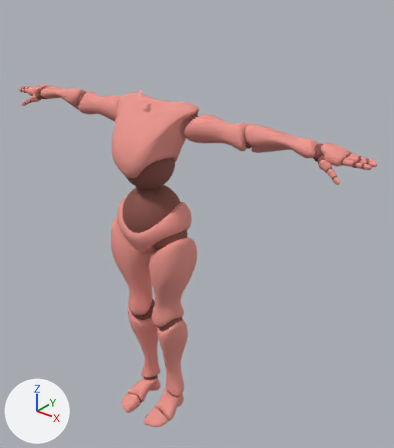
An edit to the FBX model Assets/Assets/Models/xbot.fbx, drawn before and after from the same camera.
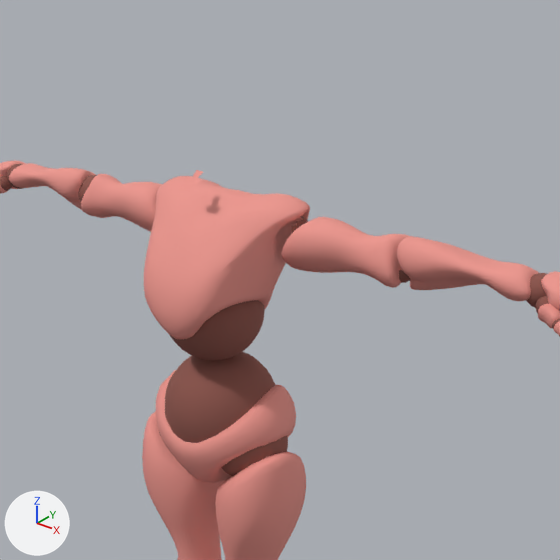
Each version appears first whole from a camera (50 mm lens) standing at (1.461, -1.524, 2.008) and looking at (0.131, 0.139, 0.977), and next in a close-up on the part from 9% to 84% of the width and 0% to 66% of the height. Arrows for +X, +Y and +Z are at lower left; the lights stay in place. Where no turn or scale is listed for an object, it has been applied to the vertices.

Objects in the first close-up: 'Beta_Joints', 'Beta_Surface'.
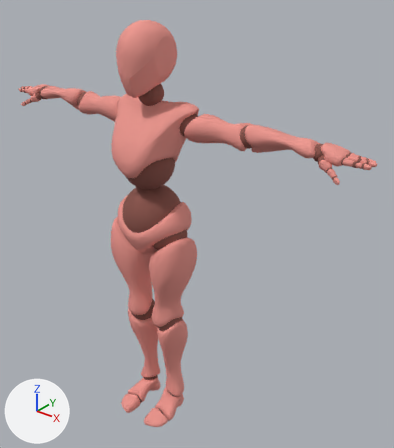
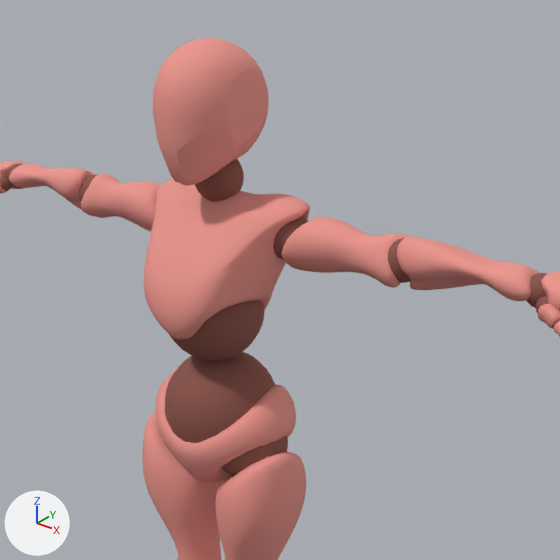
What differs and where, as boxes (x1, y1, x2, y2) in the close-ups (560 x 560 px):
'Head', added (pink): after (153, 38, 269, 186)
'Head Joint', added (brown): after (195, 159, 244, 202)

Diff of the bpy script that builds the scene:
```diff
--- a/Assets/Assets/Models/xbot.fbx.py
+++ b/Assets/Assets/Models/xbot.fbx.py
@@ me_beta_joints_004 @@
+me_beta_joints_004.from_pydata(...)  # a UV sphere (20 segments, 20 rings, poles along z) spanning x -0.0513..0.0513, y -0.0325..0.0701, z 1.4921..1.5964
+me_beta_joints_004.materials.append(mat_beta_joints_mat1)  # brown #9c6359
@@ me_beta_surface_004 @@
+me_beta_surface_004.from_pydata(...)  # 523 vertices, 522 faces; spans x -0.088..0.088, y -0.123..0.126, z 1.542..1.809
+me_beta_surface_004.materials.append(mat_beta_highlimbsgeosg3)  # pink #ec958c
@@ ob_head_joint @@
+ob_head_joint = bpy.data.objects.new('Head Joint', me_beta_joints_004)
+ob_head_joint.location = (0.0, 0.0, 0.0)
@@ ob_head @@
+ob_head = bpy.data.objects.new('Head', me_beta_surface_004)
+ob_head.location = (0.0, 0.0, 0.0)
```
